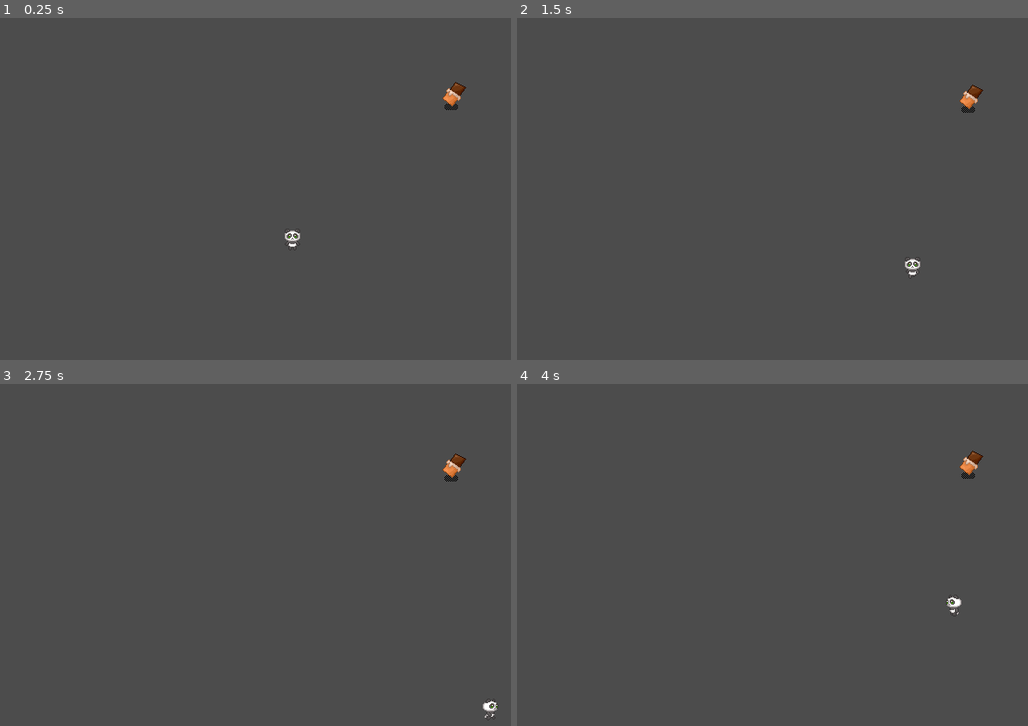
Above: before the commit, frames 1-4 (two rows, left to right).
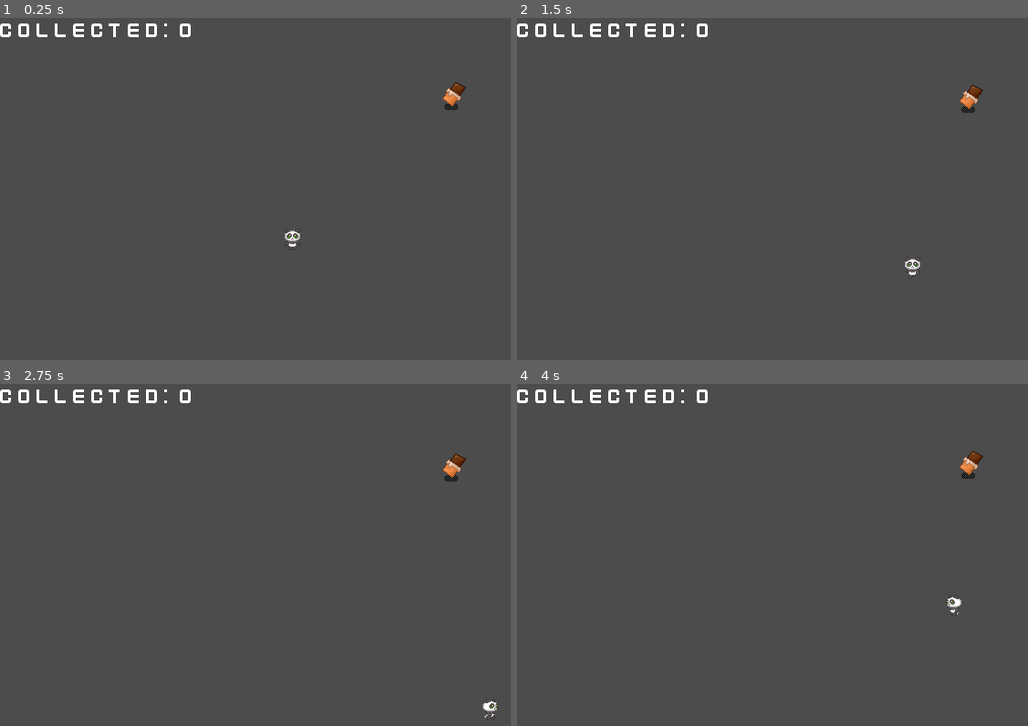
Above: after the commit, the same moments.

Repository: pandaizumi/Candy-Grab
Game: Godot game, scene res://Main.tscn
Same seed, same stepped clock (60 frames per second), same inputs: the game is played once before the commit and once after it.
Inputs:
- Up to frame 1 (0.25 s): no input
- Up to frame 2 (1.5 s): tap Enter at 0.5 s; hold Right (ui_right) 0.53-1.28 s; hold Down (ui_down) from 1.28 s (still down)
- Up to frame 3 (2.75 s): release Down (ui_down) at 2.03 s; hold Right (ui_right) from 2.03 s (still down)
- Up to frame 4 (4 s): release Right (ui_right) at 2.78 s; hold Up (ui_up) 2.78-3.53 s; tap Space at 3.5 s; hold Left (ui_left) from 3.53 s (still down)

The runs differ from the first frame. In frame 1, 0.5% of the frame differs, in the area x 0-38%, y 1-6%; in frame 2, 0.5%; in frame 3, 0.5%; in frame 4, 0.5%.

Commit message:
Add HUD and Sound

Diff:
--- /dev/null
+++ b/CandyGrab/HUD.gd
@@ -0,0 +1,5 @@
+extends CanvasLayer
+
+
+func update_score(score):
+	$ScoreLabel.text = "Collected: " + str(score)
--- /dev/null
+++ b/CandyGrab/HUD.tscn
@@ -0,0 +1,20 @@
+[gd_scene load_steps=4 format=2]
+
+[ext_resource path="res://assets/Kenney Future Narrow.ttf" type="DynamicFontData" id=1]
+[ext_resource path="res://HUD.gd" type="Script" id=2]
+
+[sub_resource type="DynamicFont" id=1]
+size = 24
+font_data = ExtResource( 1 )
+
+[node name="HUD" type="CanvasLayer"]
+script = ExtResource( 2 )
+
+[node name="ScoreLabel" type="Label" parent="."]
+anchor_right = 1.0
+margin_bottom = 14.0
+custom_fonts/font = SubResource( 1 )
+text = "Collected: 0"
+__meta__ = {
+"_edit_use_anchors_": false
+}
--- a/CandyGrab/Main.gd
+++ b/CandyGrab/Main.gd
@@ -9,9 +9,10 @@
 	score = 0
 	$Player.start($StartPos.position)
 	spawn_candy()
+	$Music.play()
 
 func spawn_candy():
-	var candy  = Candy.instance()
+	var candy = Candy.instance()
 	$Candies.add_child(candy)
 	candy.spawn()
 
@@ -23,3 +24,5 @@
 
 func collect_candy():
 	score += 1
+	$CollectSound.play()
+	$HUD.update_score(score)
--- a/CandyGrab/Main.tscn
+++ b/CandyGrab/Main.tscn
@@ -1,12 +1,17 @@
-[gd_scene load_steps=4 format=2]
+[gd_scene load_steps=7 format=2]
 
 [ext_resource path="res://Player.tscn" type="PackedScene" id=1]
 [ext_resource path="res://Candy.tscn" type="PackedScene" id=2]
 [ext_resource path="res://Main.gd" type="Script" id=3]
+[ext_resource path="res://HUD.tscn" type="PackedScene" id=4]
+[ext_resource path="res://assets/sound/Where Time Stands Still.ogg" type="AudioStream" id=5]
+[ext_resource path="res://assets/sound/collect.wav" type="AudioStream" id=6]
 
 [node name="Main" type="Node"]
 script = ExtResource( 3 )
 Candy = ExtResource( 2 )
+
+[node name="HUD" parent="." instance=ExtResource( 4 )]
 
 [node name="Player" parent="." instance=ExtResource( 1 )]
 
@@ -14,3 +19,12 @@
 position = Vector2( 320, 240 )
 
 [node name="Candies" type="Node" parent="."]
+
+[node name="Music" type="AudioStreamPlayer" parent="."]
+stream = ExtResource( 5 )
+volume_db = -20.0
+
+[node name="CollectSound" type="AudioStreamPlayer" parent="."]
+stream = ExtResource( 6 )
+volume_db = -10.0
+[connection signal="collect" from="Player" to="." method="collect_candy"]
--- a/CandyGrab/Player.gd
+++ b/CandyGrab/Player.gd
@@ -1,6 +1,6 @@
 extends Area2D
 
-#signal collect
+signal collect
 
 export var speed = 150
 var screen_size
@@ -40,4 +40,4 @@
 
 func _on_Player_area_entered(area):
 	area.collect()
-	#emit_signal("collect")
+	emit_signal("collect")
